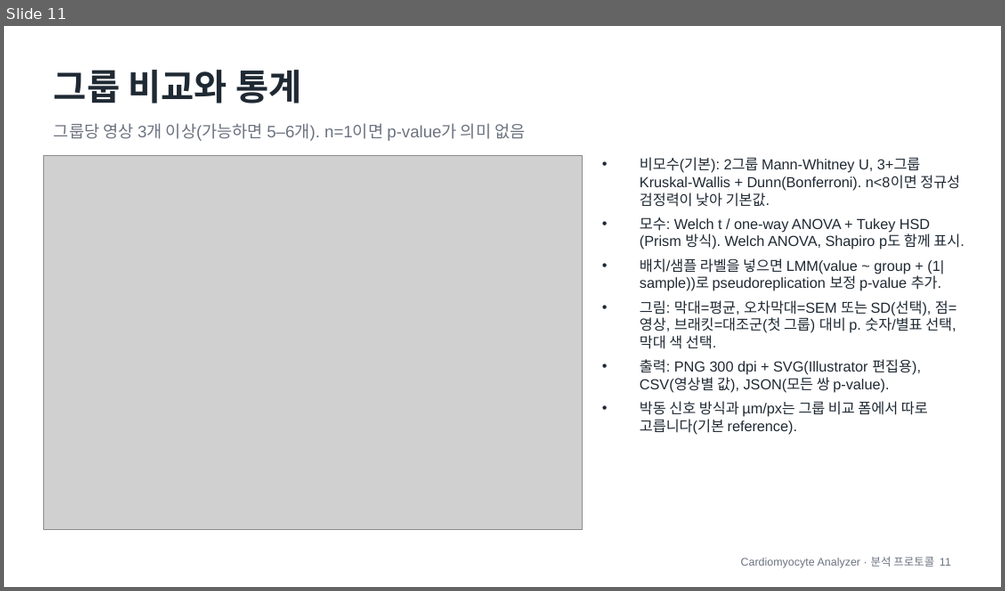
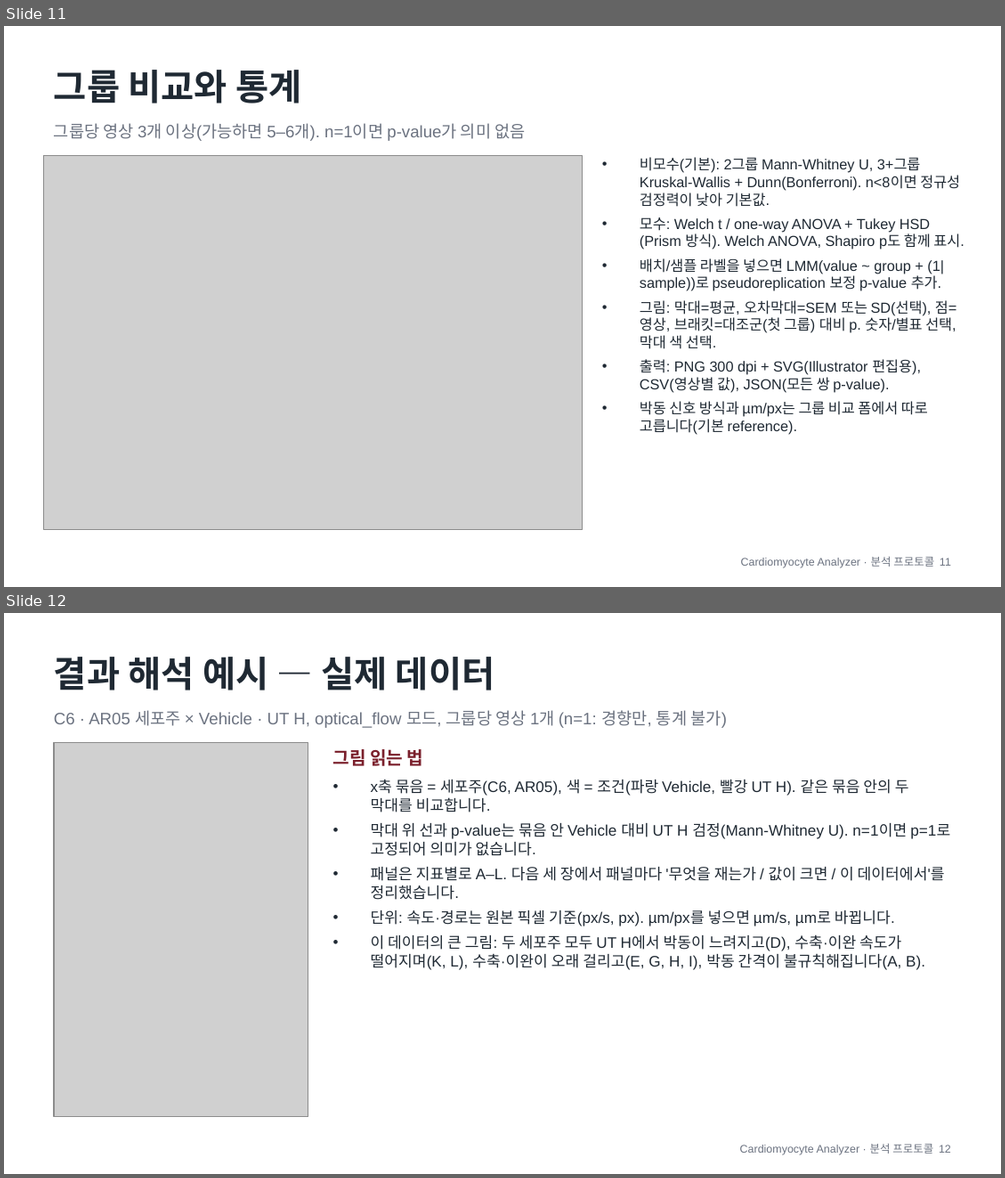
Before and after one commit to heasilmoon/cardiomyocyte-analyzer, a slide deck: docs/Cardiomyocyte_Analyzer_분석프로토콜_지표설명.pptx. Shown one above the other, each under a label of ours: slide 11 before the commit, slides 11 and 12 after it. The pictures are 1005x591 and 1005x1178 pixels, drawn with LibreOffice and Linux fonts; fonts in the diff are those of the drawing; grey boxes stand for pictures. Boxes give left, top, right and bottom in pixels: in the first picture for what was removed or moved away, otherwise in the second. Text is boxed around its words. In the diff, an @@ line names an element or a change of style, - is before the commit and + after.

```diff
--- a/docs/Cardiomyocyte_Analyzer_분석프로토콜_지표설명.pptx
+++ b/docs/Cardiomyocyte_Analyzer_분석프로토콜_지표설명.pptx
@@ slide 12 added at [4,613,1001,1174], background #FFFFFF @@
@@ text added at [54,657,495,690], 26 pt, text #1F2933, bold @@
+결과 해석 예시 — 실제 데이터
@@ text added at [54,710,727,728], 12 pt, text #6B7280 @@
+C6 · AR05 세포주 × Vehicle · UT H, optical_flow 모드, 그룹당 영상 1개 (n=1: 경향만, 통계 불가)
@@ picture added at [54,743,308,1117] @@
@@ text added at [333,749,424,766], 13 pt, text #7A1F2B, bold @@
+그림 읽는 법
@@ text added at [371,779,950,970], 11 pt, text #1F2933 @@
+• x축 묶음 = 세포주(C6, AR05), 색 = 조건(파랑 Vehicle, 빨강 UT H). 같은 묶음 안의 두 막대를 비교합니다.
+• 막대 위 선과 p-value는 묶음 안 Vehicle 대비 UT H 검정(Mann-Whitney U). n=1이면 p=1로 고정되어 의미가 없습니다.
+• 패널은 지표별로 A–L. 다음 세 장에서 패널마다 '무엇을 재는가 / 값이 크면 / 이 데이터에서'를 정리했습니다.
+• 단위: 속도·경로는 원본 픽셀 기준(px/s, px). µm/px를 넣으면 µm/s, µm로 바뀝니다.
+• 이 데이터의 큰 그림: 두 세포주 모두 UT H에서 박동이 느려지고(D), 수축·이완 속도가 떨어지며(K, L), 수축·이완이 오래 걸리고(E, G, H, I), 박동 간격이 불규칙해집니다(A, B).
@@ text added at [740,1143,951,1155], 8 pt, text #6B7280 @@
+Cardiomyocyte Analyzer · 분석 프로토콜 12
```
Also in this commit, not shown: 2 slides changed, 4 other slides added, 1 other file.
